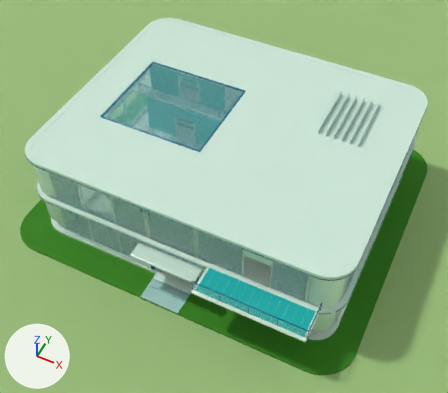
An edit to the Blender file assets/models/aero-house/AeroHouse.blend, drawn before and after from the same camera.
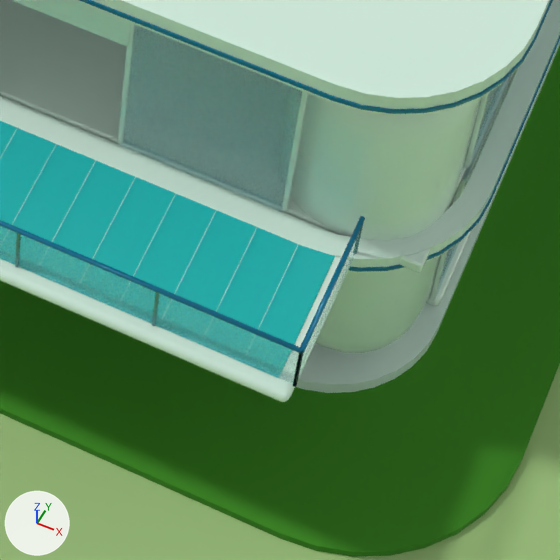
The first picture shows the older version from a 50 mm lens placed at (66.5, -140.3, 171.7), pointed at (1.6, -10.5, 9.5). The close-ups show the older and then the newer version on the part from 55% to 81% of the width and 65% to 96% of the height of that picture. Only the edits that show in the close-ups are written down. The axes (+X, +Y, +Z) are drawn at lower left. The lights are the same throughout.

In view in the first close-up: 'Aero_CornerShell_Palette', 'Aero_FrontRightU_Glass', 'Aero_GroundFloor_Palette', 'Aero_MiddleRibbon_Palette', 'Aero_RoofFront_Palette', 'Aero_RoofRibbon_Palette', 'Aero_Site_Palette', 'Aero_TerraceRail_Glass', 'Aero_TerraceRail_Palette', 'Aero_Terrace_Palette', 'Aero_UpperFloorEast_Palette', 'Backdrop' and 9 more.
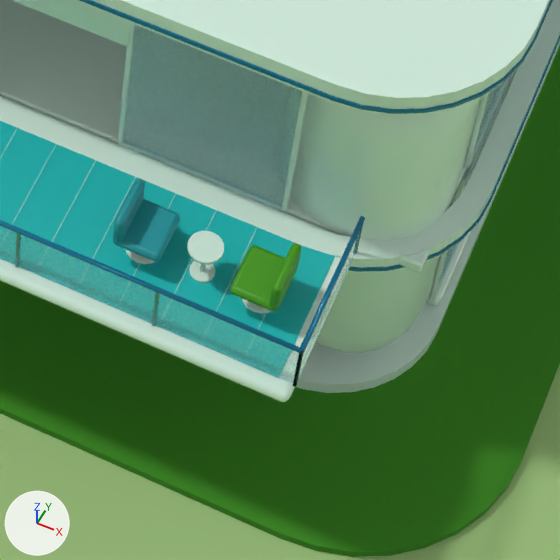
The change, as a diff of the scene's bpy script:
```diff
--- a/assets/models/aero-house/AeroHouse.blend.py
+++ b/assets/models/aero-house/AeroHouse.blend.py
@@ me_aero_terracefurniture_palette @@
+me_aero_terracefurniture_palette.from_pydata(...)  # 440 vertices, 338 faces; spans x 35.85..46.56, y -51.2..-47.6, z 18.02..22.55
+me_aero_terracefurniture_palette.materials.append(mat_aero_palette)
@@ ob_aero_terracefurniture_palette @@
+ob_aero_terracefurniture_palette = bpy.data.objects.new('Aero_TerraceFurniture_Palette', me_aero_terracefurniture_palette)
+ob_aero_terracefurniture_palette.location = (0.0, 0.0, 0.0)
```

Changed parts and their boxes [x1, y1, x2, y2] in the close-ups (560 x 560 px):
'Aero_TerraceFurniture_Palette', added: after [113, 178, 301, 314]
